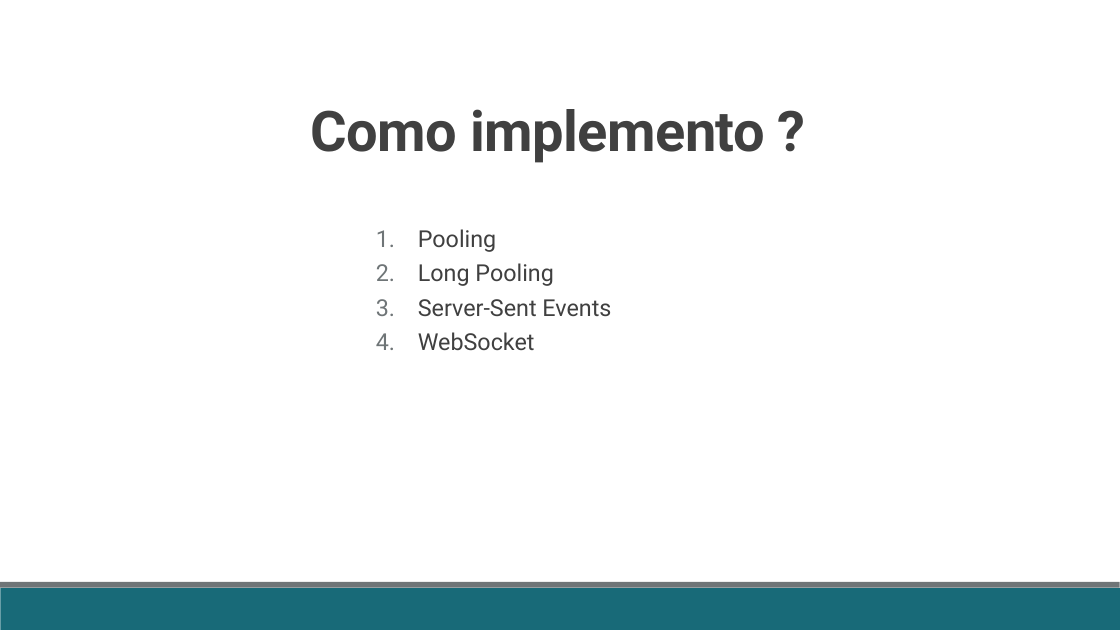
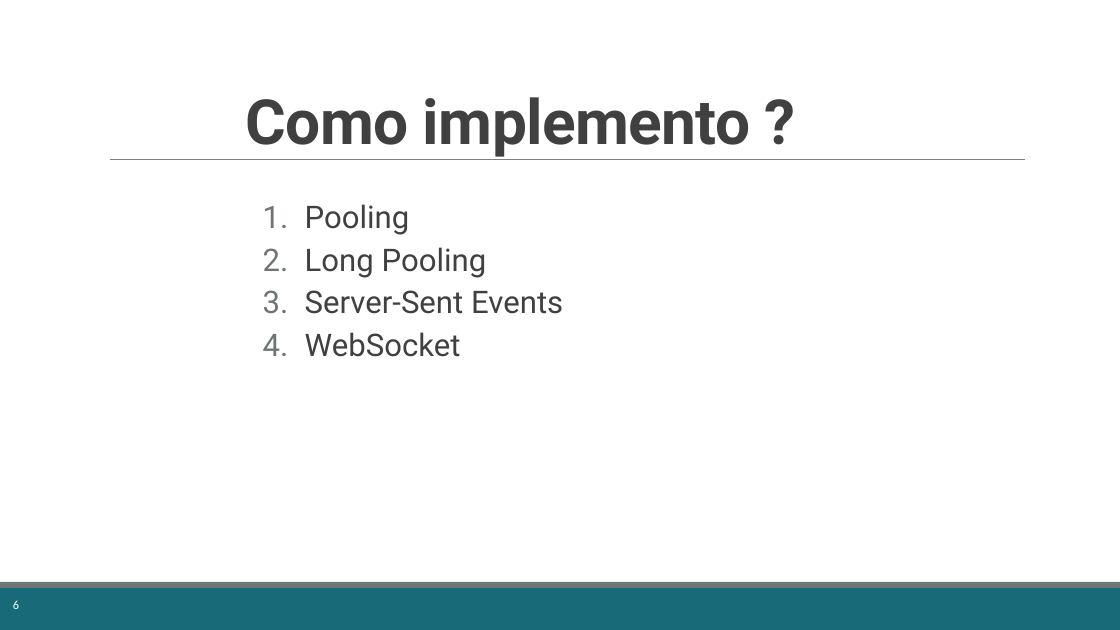
Before and after one commit to fabricioveronez/SignalR_Exemplos, a slide deck: slide 6 of docs/Apresentacao.pptx. Drawn at 1120x630 pixels with LibreOffice and Linux fonts; fonts in the diff are those of the drawing. Boxes give left, top, right and bottom in pixels: in the first picture for what was removed or moved away, otherwise in the second. Text is boxed around its words. In the diff, an @@ line names an element or a change of style, - is before the commit and + after.

```diff
--- a/docs/Apresentacao.pptx
+++ b/docs/Apresentacao.pptx
@@ title "Como implemento ?": place and size @@
-title "Como implemento ?" at <box>311,109,765,163</box>
+title "Como implemento ?" at <box>246,97,751,157</box>
@@ title "Como implemento ?" at <box>246,97,751,157</box>: size 36 to 40 pt @@
@@ line added from (110, 160) to (1025, 160), #808080 0.5 pt @@
@@ text "Pooling": place and size @@
-text "Pooling" at <box>418,229,611,350</box>
+text "Pooling" at <box>305,204,563,357</box>
@@ text "Pooling" at <box>305,204,563,357</box>: size 15 to 20 pt; indent changed @@
@@ page number added at <box>13,600,19,609</box>, 7.9 pt, text #FFFFFF @@
+6
```
Also in this commit, not shown: 11 other slides changed.
